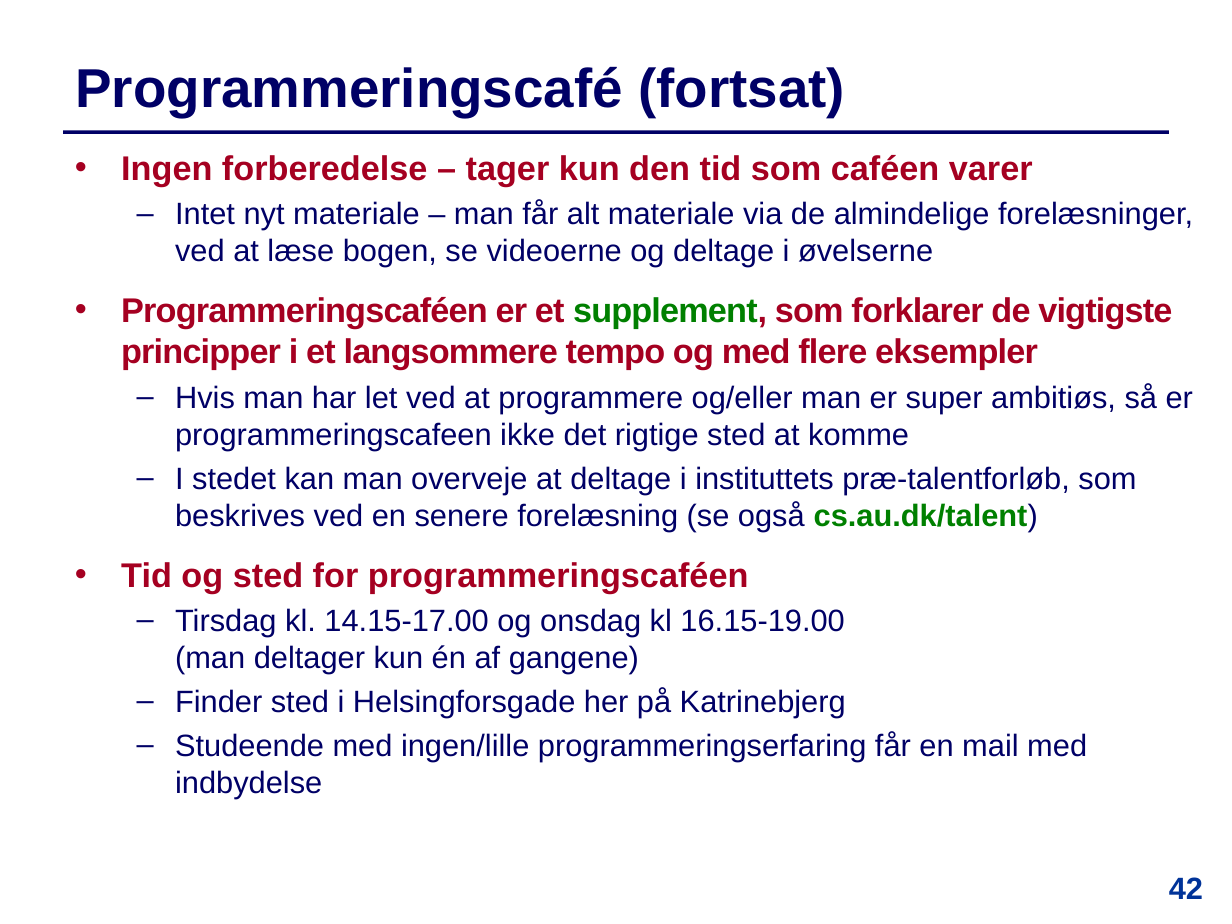
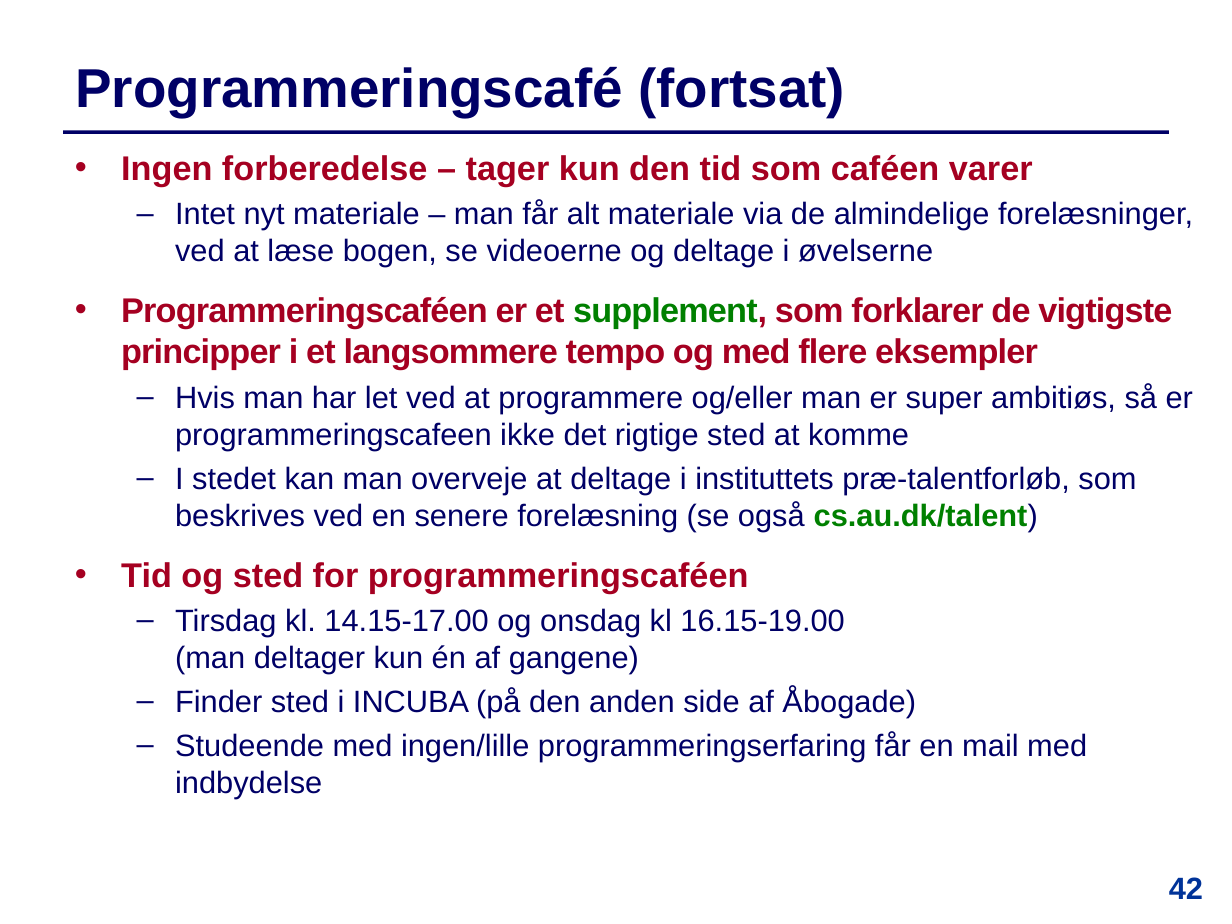
Before and after one commit to IntProgAU/Materiale, a slide deck: slide 42 of web/e24/uge_1a/Slides-Uge1-Mandag.pptx. Drawn at 1232x924 pixels with LibreOffice and Linux fonts; fonts in the diff are those of the drawing. Boxes give left, top, right and bottom in pixels: in the first picture for what was removed or moved away, otherwise in the second. Text is boxed around its words. In the diff, an @@ line names an element or a change of style, - is before the commit and + after.

```diff
--- a/web/e24/uge_1a/Slides-Uge1-Mandag.pptx
+++ b/web/e24/uge_1a/Slides-Uge1-Mandag.pptx
@@ text at [175,687,916,717]: text changed @@
-  – Finder sted i Helsingforsgade her på Katrinebjerg
+  – Finder sted i INCUBA (på den anden side af Åbogade)
```
Also in this commit, not shown: 1 other slide changed, 3 other files.
